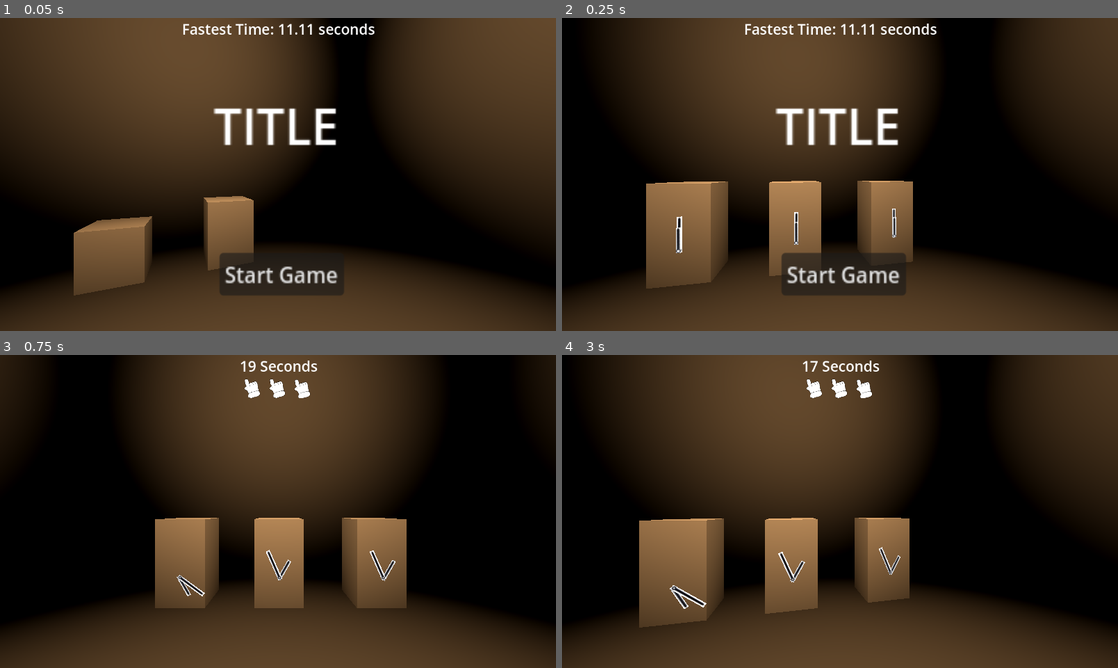
Above: before the commit, frames 1-4 (two rows, left to right).
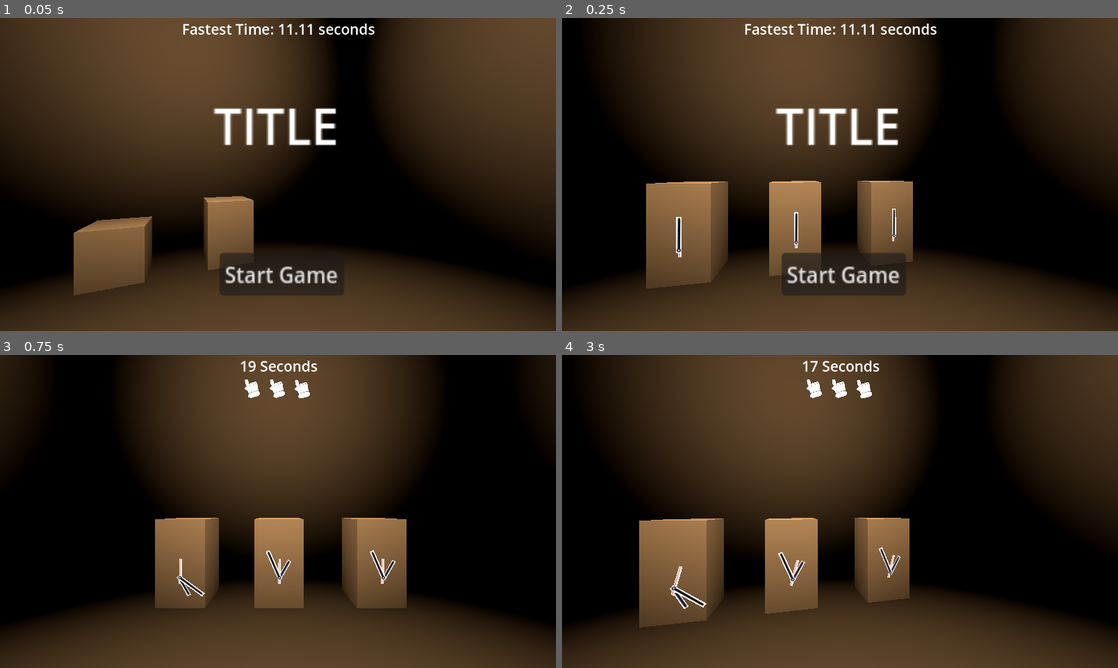
Above: after the commit, the same moments.

Repository: LeslieLlama/20SecJam2024
Game: Godot game, scene res://ShopScene.tscn
The game is run twice, just before and just after one commit, with the same random seed, the same clock (stepped at 60 frames per second) and the same inputs.
Inputs (mouse positions are in pixels of both pictures, inside the frame that each line leads up to):
- Up to frame 1 (0.05 s): no input
- Up to frame 2 (0.25 s): no input
- Up to frame 3 (0.75 s): click "Start Game" at 0.5 s
- Up to frame 4 (3 s): tap Enter at 1.25 s; move the mouse to (962, 495) at 1.27 s; hold Right (move_right) 1.28-2.03 s; click (962, 495) at 1.42 s; tap Space at 2 s; move the mouse to (728, 527) at 2.02 s; hold Left (move_left) 2.03-2.78 s; move the mouse to (895, 442) at 2.77 s; hold Right (move_right) from 2.78 s (still down)

Frame 1 is identical in both runs. In frame 2, 0.2% of the frame differs, in the area x 20-60%, y 61-77%; in frame 3, 0.1%; in frame 4, 0.2%, in the area x 19-60%, y 61-81%.

Commit message:
Added Seconds hand
image and code functionality, still need to have a chance to have the clock error be a reverse winding seconds hand

Diff:
--- a/Clock.tscn
+++ b/Clock.tscn
@@ -1,9 +1,10 @@
-[gd_scene load_steps=8 format=3 uid="uid://bc1obhce5w5rx"]
+[gd_scene load_steps=9 format=3 uid="uid://bc1obhce5w5rx"]
 
 [ext_resource type="Script" path="res://clock_object.gd" id="1_2e8h2"]
 [ext_resource type="Texture2D" uid="uid://mfx51f3dydgl" path="res://Sprites/HoursHandDefault.jpeg" id="2_meemi"]
 [ext_resource type="Texture2D" uid="uid://cdxffuukd7m4u" path="res://Sprites/MinutesHandDefault.jpeg" id="3_gqm77"]
 [ext_resource type="ArrayMesh" uid="uid://bwehrup5tcha2" path="res://Gnome_Model.obj" id="4_5fk7a"]
+[ext_resource type="Texture2D" uid="uid://scffks2wotsy" path="res://Sprites/SecondsHandDefault.jpg" id="4_o2spu"]
 
 [sub_resource type="StandardMaterial3D" id="StandardMaterial3D_c81qi"]
 resource_local_to_scene = true
@@ -41,9 +42,14 @@
 texture = ExtResource("2_meemi")
 
 [node name="MinutesHand" type="Sprite3D" parent="Moveables"]
-transform = Transform3D(-0.315857, 0, -2.76131e-08, 0, 0.315857, 0, 2.76131e-08, 0, -0.315857, 0.0285275, 1.31957, 1.0626)
+transform = Transform3D(-0.315857, 0, -2.76131e-08, 0, 0.315857, 0, 2.76131e-08, 0, -0.315857, 0.0285275, 1.31957, 1.07783)
 offset = Vector2(0, 177.405)
 texture = ExtResource("3_gqm77")
+
+[node name="SecondsHand" type="Sprite3D" parent="Moveables"]
+transform = Transform3D(-0.286047, 0, -5.67756e-09, 0, 0.253799, 0, 2.5007e-08, 0, -0.0649437, 0.0218149, 1.30295, 1.00683)
+offset = Vector2(0, 104.6)
+texture = ExtResource("4_o2spu")
 
 [node name="GnomeModel" type="MeshInstance3D" parent="."]
 transform = Transform3D(0.348038, 0, 0, 0, 0.348038, 0, 0, 0, 0.348038, -0.303937, -0.102783, -1.9332)
--- a/clock_object.gd
+++ b/clock_object.gd
@@ -2,17 +2,28 @@
 var currentTime : float = 0
 var is_gnomed : bool = false
 var at_rest_position : Vector3
+var secondsHandSpeed : float = 6
+var secondsHandRunning : bool = false
 
 # Called when the node enters the scene tree for the first time.
 func _ready() -> void:
 	at_rest_position = $Moveables.position
 	$GnomeModel.visible = false
+	Signals.GameStart.connect(_GameStart)
+	Signals.GameEnd.connect(_GameEnd)
 	pass
 
+func _GameStart():
+	secondsHandRunning = true
+
+func _GameEnd():
+	secondsHandRunning = false
+	$Moveables/SecondsHand.rotation_degrees.z = 0
 
 # Called every frame. 'delta' is the elapsed time since the previous frame.
 func _process(delta: float) -> void:
-	pass
+	if secondsHandRunning == true:
+		$Moveables/SecondsHand.rotation_degrees.z += secondsHandSpeed*delta
 
 func _check_gnome():
 	var tween = get_tree().create_tween()
Binary file added: Sprites/SecondsHandDefault.jpg
Not shown, added: Sprites/SecondsHandDefault.jpg.import
